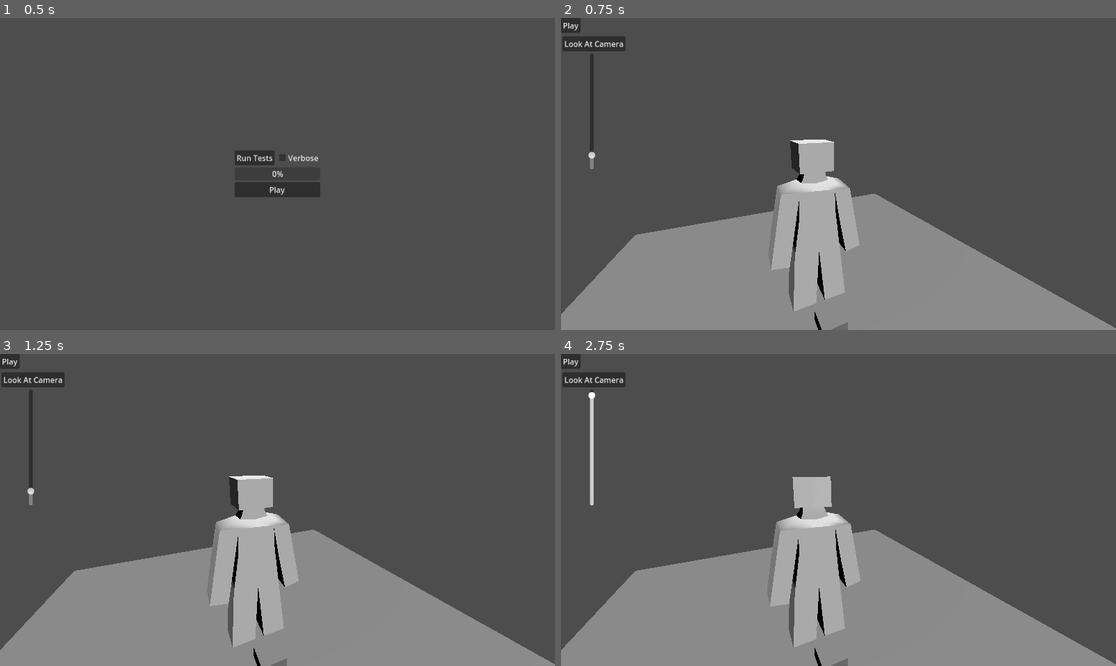
Above: before the commit, frames 1-4 (two rows, left to right).
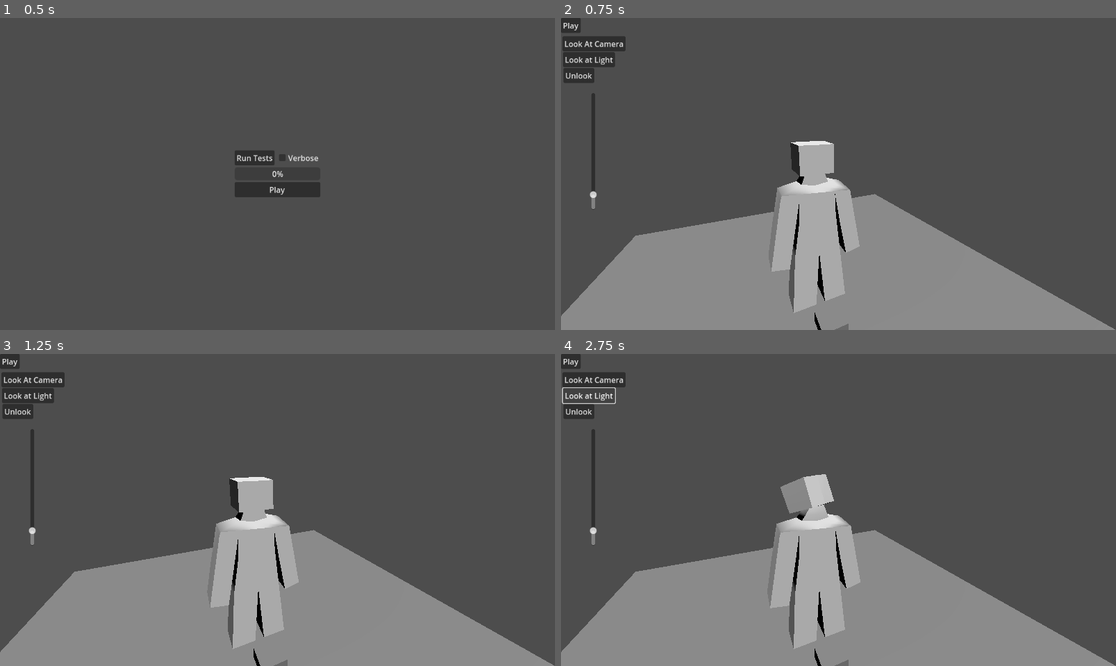
Above: after the commit, the same moments.

Repository: Kibibibit/tomotown
Game: Godot game, scene res://scenes/loading_screen/loading_screen.tscn
The game is run twice, just before and just after one commit, with the same random seed, the same clock (stepped at 60 frames per second) and the same inputs.
Inputs (mouse positions are in pixels of both pictures, inside the frame that each line leads up to):
- Up to frame 1 (0.5 s): no input
- Up to frame 2 (0.75 s): click "Play" at 0.5 s
- Up to frame 3 (1.25 s): no input
- Up to frame 4 (2.75 s): click "Look At Camera" at 1.25 s; click (588, 394) at 2 s, where only the run after the commit has a clickable "Look at Light"

Frame 1 is identical in both runs. In frame 2, 1.5% of the frame differs, in the area x 0-100%, y 10-100%; in frame 3, 1.5%; in frame 4, 1.9%.

Commit message:
Set up action queue

Diff:
--- a/scenes/islander_room/islander_room.gd
+++ b/scenes/islander_room/islander_room.gd
@@ -15,10 +15,21 @@
 @onready
 var eye_height: VSlider = $VSlider
 
+@onready
+var look_button2: Button = $Button3
+
+@onready
+var unlook_button: Button = $Button4
+
+@onready
+var light: DirectionalLight3D = $DirectionalLight3D
+
 # Called when the node enters the scene tree for the first time.
 func _ready() -> void:
 	play_button.button_up.connect(_play)
 	look_button.button_up.connect(_look_at_camera)
+	look_button2.button_up.connect(_look_at_light)
+	unlook_button.button_up.connect(_unlook)
 
 func _process(_delta: float) -> void:
 	islander.eye_height = eye_height.value
@@ -27,7 +38,10 @@
 	islander.say("The quick brown fox jumps over the lazy dog")
 
 func _look_at_camera() -> void:
-	if (islander.has_look_target):
-		islander.unset_look_target()
-	else:
-		islander.set_look_target(camera.position)
+	islander.add_look_action(camera.position)
+
+func _look_at_light() -> void:
+	islander.add_look_action(light.position)
+
+func _unlook() -> void:
+	islander.force_interrupt_action()
--- a/scenes/islander_room/islander_room.tscn
+++ b/scenes/islander_room/islander_room.tscn
@@ -17,13 +17,13 @@
 text = "Play"
 
 [node name="Camera3D" type="Camera3D" parent="."]
-transform = Transform3D(0.91046, 0.106482, -0.399655, -8.84388e-09, 0.966291, 0.257453, 0.413597, -0.234401, 0.879769, -2.27356, 7.78798, 7.42148)
+transform = Transform3D(0.91046, 0.106482, -0.399655, -8.84388e-09, 0.966291, 0.257453, 0.413597, -0.234401, 0.879769, -2.27356, 7.85318, 7.41059)
 
 [node name="Floor" type="MeshInstance3D" parent="."]
 mesh = SubResource("PlaneMesh_wj4k0")
 
 [node name="DirectionalLight3D" type="DirectionalLight3D" parent="."]
-transform = Transform3D(1, 0, 0, 0, 0.485283, 0.874357, 0, -0.874357, 0.485283, 0, 10.3874, 9.72499)
+transform = Transform3D(1, 0, 0, 0, 0.485283, 0.874357, 0, -0.874357, 0.485283, 6.81563, 10.3874, 9.72499)
 
 [node name="Button2" type="Button" parent="."]
 offset_left = 3.0
@@ -32,11 +32,25 @@
 offset_bottom = 69.0
 text = "Look At Camera"
 
+[node name="Button3" type="Button" parent="."]
+offset_left = 4.0
+offset_top = 71.0
+offset_right = 112.0
+offset_bottom = 102.0
+text = "Look at Light"
+
 [node name="VSlider" type="VSlider" parent="."]
-offset_left = 3.0
-offset_top = 74.0
-offset_right = 125.0
-offset_bottom = 316.0
+offset_left = 6.0
+offset_top = 156.0
+offset_right = 128.0
+offset_bottom = 398.0
 max_value = 1.0
 step = 0.001
 value = 0.1
+
+[node name="Button4" type="Button" parent="."]
+offset_left = 5.0
+offset_top = 104.0
+offset_right = 69.0
+offset_bottom = 135.0
+text = "Unlook"
--- /dev/null
+++ b/scripts/data_structures/creature_action.gd
@@ -0,0 +1,29 @@
+extends RefCounted
+class_name CreatureAction
+
+var can_interrupt: bool = false
+
+var init_action: Callable = _blank
+var repeated_action: Callable = _blank_delta
+var final_action: Callable = _blank
+
+var action_finished_check: Callable = _blank
+var finished: bool = false
+
+var _call_init_action: bool = true
+
+func act(delta:float) -> void:
+	if (!finished):
+		if (_call_init_action):
+			init_action.call()
+			_call_init_action = false
+		repeated_action.call(delta)
+
+		if (action_finished_check.call()):
+			finished = true
+
+func _blank():
+	return false
+
+func _blank_delta(_delta:float):
+	return false
--- /dev/null
+++ b/scripts/data_structures/islander_state.gd
@@ -0,0 +1,2 @@
+extends CreatureState
+class_name IslanderState
--- a/scripts/nodes/creature.gd
+++ b/scripts/nodes/creature.gd
@@ -2,18 +2,6 @@
 class_name Creature
 
 const HEAD_BONE := "Head"
-
-var creature_data: CreatureData
-
-var has_look_target: bool = false
-var look_target: Vector3
-var head_bone: int
-
-var _head_override: float = 0.0
-
-var eye_height: float = 5.0
-var look_speed: float = 10.0
-var max_neck_angle: float = PI/2.0
 
 @onready
 var mesh: Node3D = $Mesh
@@ -22,27 +10,56 @@
 @onready
 var animation_player: AnimationPlayer = $Mesh/AnimationPlayer
 
+var creature_data: CreatureData
+
+# Look vars
+var head_bone: int
+var has_look_target: bool = false
+var look_target: Vector3
+var eye_height: float = 5.0
+var look_speed: float = 10.0
+var _head_override: float = 0.0
+var max_neck_angle: float = PI/2.0
+
+
+var action_queue: Array[CreatureAction] = []
+
+
 # Called when the node enters the scene tree for the first time.
 func _ready() -> void:
 	head_bone = skeleton.find_bone(HEAD_BONE)
 	animation_player.play("Idle")
 
-func _process(_delta: float) -> void:
-	_move_head(_delta)
+func _process(delta: float) -> void:
+	_process_action(delta)
+	_move_head(delta)
+
+func _process_action(delta:float)->void:
+	if (!action_queue.is_empty()):
+		var current_action: CreatureAction = action_queue.front()
+		if (current_action.finished || (current_action.can_interrupt && action_queue.size() > 1)):
+			current_action.final_action.call()
+			action_queue.pop_front()
+			if (!action_queue.is_empty()):
+				current_action = action_queue.front()
+				current_action.act(delta)
+		else:
+			current_action.act(delta)
 
 # makes this creature walk to a specific spot
-func set_move_target(_location: Vector2) -> void:
+func _set_move_target(_delta: float, _location: Vector2) -> void:
 	pass
 
 # makes this creature look at a specific point
-func set_look_target(location: Vector3, _look_speed: float = -1.0) -> void:
+func _set_look_target(location: Vector3, _look_speed: float = -1.0) -> void:
 	look_target = location
 	has_look_target = true
+	_head_override = 0.0
 	if (_look_speed >= 0.0):
 		look_speed = _look_speed
 
 
-func unset_look_target() -> void:
+func _unset_look_target() -> void:
 	has_look_target = false
 
 func _move_head(delta:float) -> void:
@@ -79,3 +96,25 @@
 		var bone_pose : Transform3D = skeleton.get_bone_global_pose_override(head_bone)
 		skeleton.set_bone_global_pose_override(head_bone, bone_pose, _head_override)
 		_head_override = lerp(_head_override, 0.0, delta*look_speed)
+
+func add_look_action(target: Vector3, _look_speed: float = -1.0) -> void:
+	var act: CreatureAction = CreatureAction.new()
+	act.init_action = _set_look_target.bind(target,_look_speed)
+	act.can_interrupt = true
+
+	var act2 := CreatureAction.new()
+	act2.init_action = _unset_look_target
+	act2.action_finished_check = _is_look_reset
+	act.final_action = insert_action.bind(act2)
+	action_queue.append(act)
+
+func force_interrupt_action() -> void:
+	if (!action_queue.is_empty()):
+		var current_action = action_queue.front()
+		current_action.finished = true
+
+func insert_action(act: CreatureAction) -> void:
+	action_queue.insert(1, act)
+
+func _is_look_reset() -> bool:
+	return _head_override < 0.05
